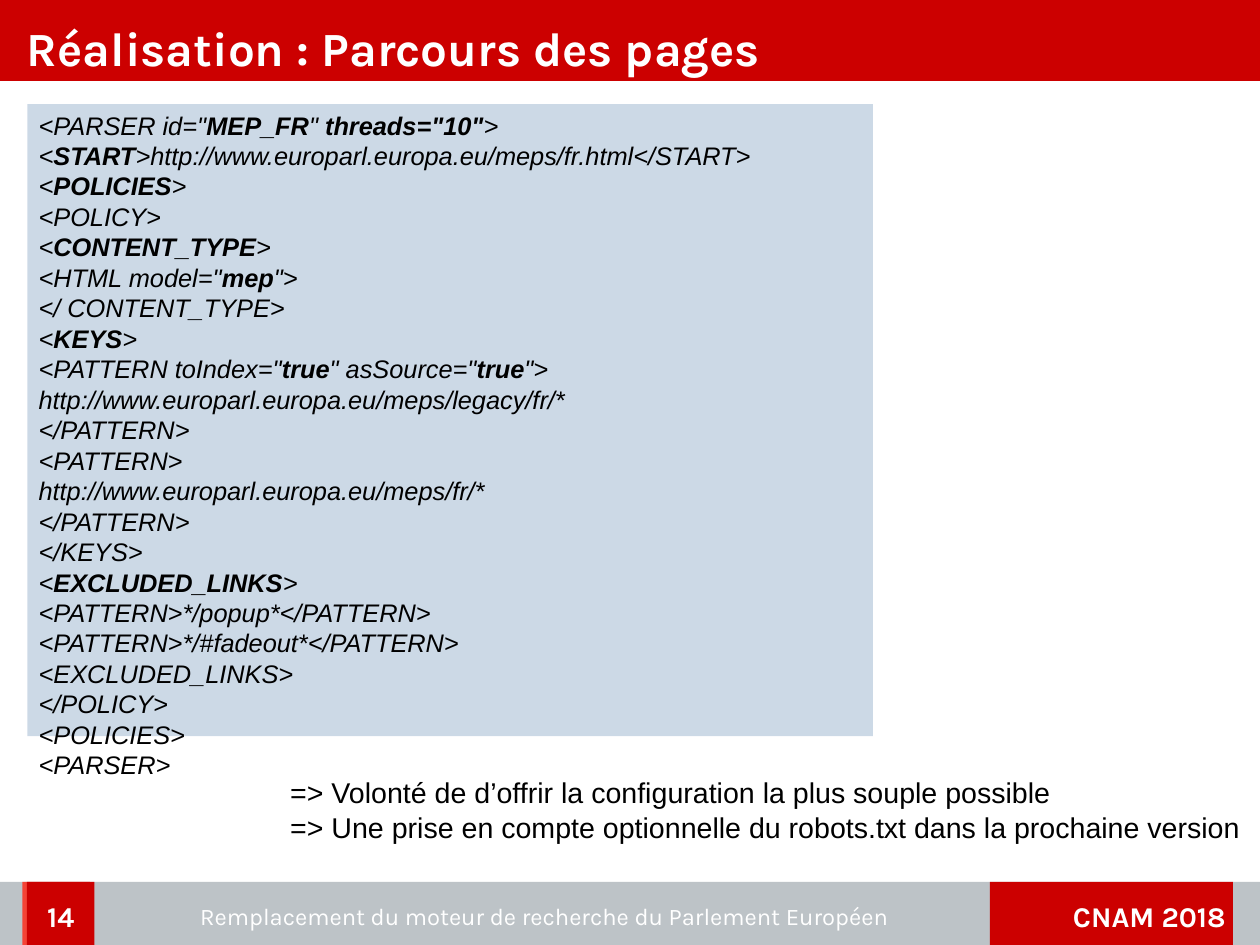
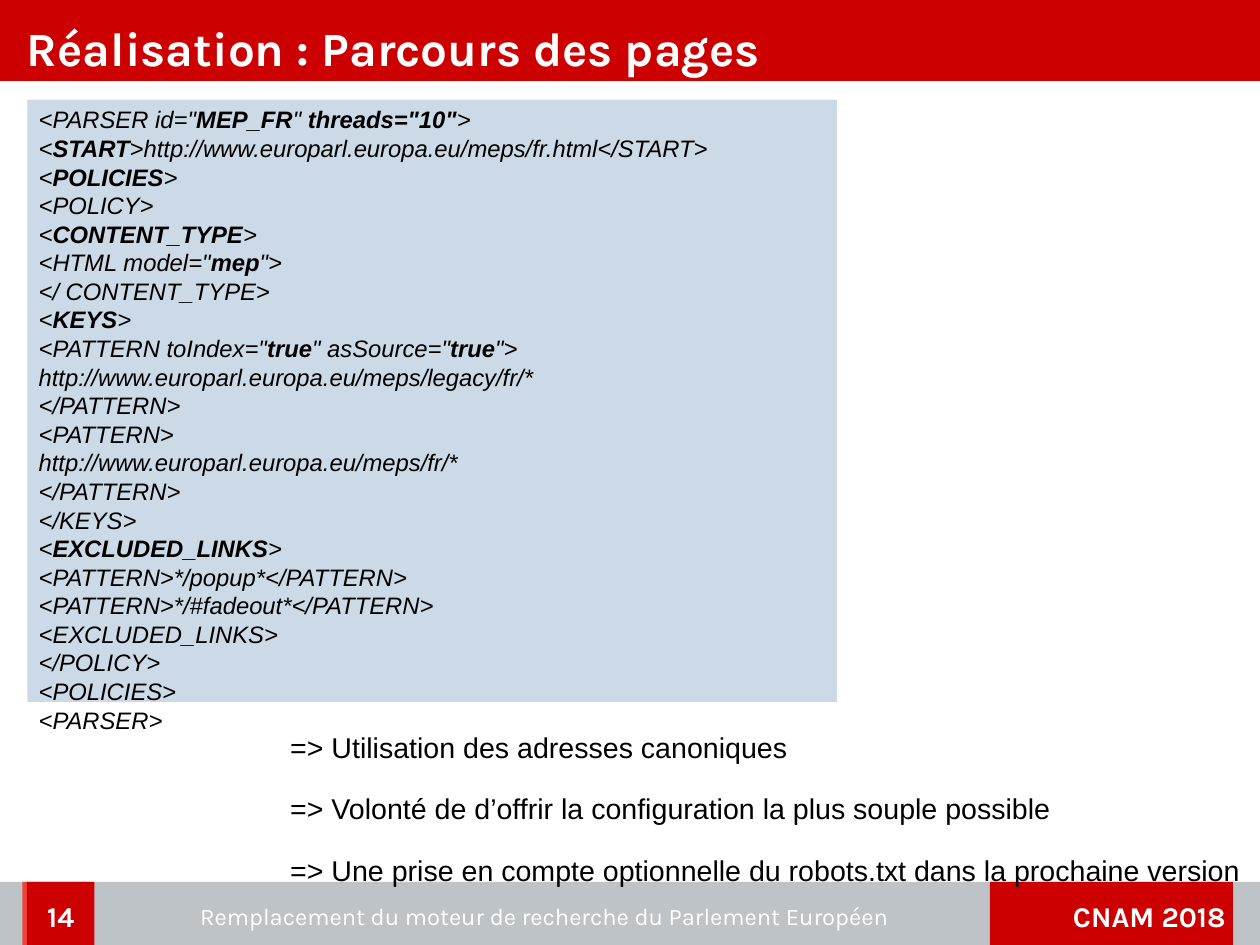
Before and after one commit to charleshuber/4tfront, a slide deck: slide 14 of memoire/presentation/memoire_presentation.odp. Drawn at 1260x945 pixels with LibreOffice and Linux fonts; fonts in the diff are those of the drawing; background and template pictures are left out. Boxes give left, top, right and bottom in pixels: in the first picture for what was removed or moved away, otherwise in the second. Text is boxed around its words. In the diff, an @@ line names an element or a change of style, - is before the commit and + after.

```diff
--- a/memoire/presentation/memoire_presentation.odp
+++ b/memoire/presentation/memoire_presentation.odp
@@ rectangle "<PARSER id="MEP_FR" threads="10">": place and size @@
-rectangle "<PARSER id="MEP_FR" threads="10">" at box(27, 104, 874, 736)
+rectangle "<PARSER id="MEP_FR" threads="10">" at box(27, 99, 837, 702)
@@ rectangle "<PARSER id="MEP_FR" threads="10">" at box(27, 99, 837, 702): size 16 to 15 pt @@
@@ text "=> Utilisation des adresses canoniques": place and size @@
-text "=> Utilisation des adresses canoniques" at box(331, 782, 1239, 843)
+text "=> Utilisation des adresses canoniques" at box(331, 737, 1239, 886)
@@ text at box(331, 737, 787, 764): paragraph added @@
+=> Utilisation des adresses canoniques
@@ text at box(331, 798, 1239, 886): more space between paragraphs @@
```
Also in this commit, not shown: 3 other slides changed.
